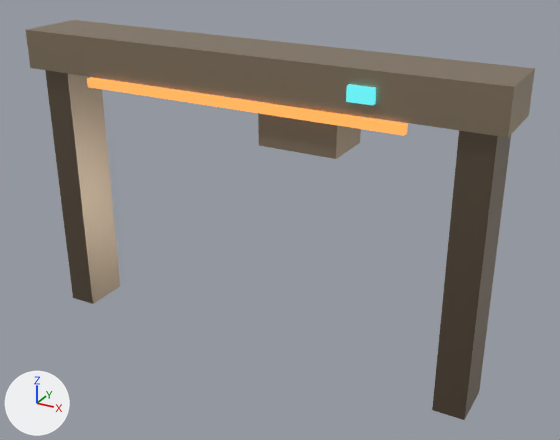
The glTF model public/assets/models/environments/refinery-smelter-gantry-lod2.glb: old version first, new version second.
Camera for both pictures: a 50 mm lens placed at (4.32, -7.22, 5.34), pointed at (0.31, 0.07, 1.7). Arrows for +X, +Y and +Z are at lower left; the lights stay in place. The first picture is the older version. Where no turn or scale is listed for an object, it has been applied to the vertices.

Objects in the first picture: 'refinery-smelter-gantry-beam', 'refinery-smelter-gantry-carriage', 'refinery-smelter-gantry-hazard', 'refinery-smelter-gantry-left', 'refinery-smelter-gantry-right', 'refinery-smelter-gantry-status'.
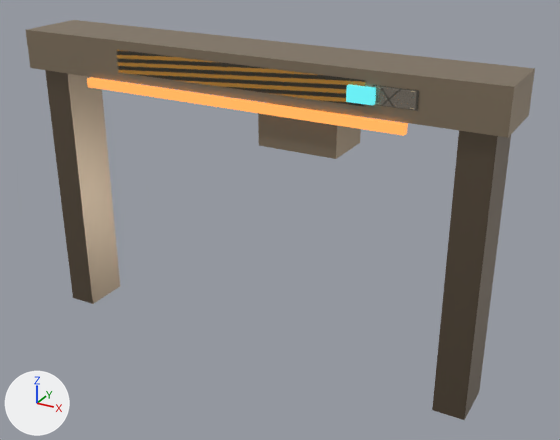
Changed parts and their boxes [x1, y1, x2, y2] in the pictures (560 x 440 px):
'p28-b5-refinery-detail-atlas-gantry', added (brown)
    after: [117, 50, 419, 111]

The change, as a diff of the scene's bpy script:
```diff
--- a/public/assets/models/environments/refinery-smelter-gantry-lod2.glb.py
+++ b/public/assets/models/environments/refinery-smelter-gantry-lod2.glb.py
@@ img_p28_b5_refinery_decal_atlas @@
+img_p28_b5_refinery_decal_atlas = load_image('p28-b5-refinery-decal-atlas', 'refinery-decal-atlas.png', 512, 512, 'sRGB')
@@ mat_refinery_detail_atlas @@
+mat_refinery_detail_atlas = bpy.data.materials.new('refinery-detail-atlas')
+# uses the picture img_p28_b5_refinery_decal_atlas
@@ me_p28_b5_refinery_detail_atlas @@
+me_p28_b5_refinery_detail_atlas.from_pydata(...)  # 8 vertices, 4 faces; spans x -1.68..2.13, y -0.42, z 3.32..3.6
+me_p28_b5_refinery_detail_atlas.materials.append(mat_refinery_detail_atlas)
@@ ob_p28_b5_refinery_detail_atlas_gantry @@
+ob_p28_b5_refinery_detail_atlas_gantry = bpy.data.objects.new('p28-b5-refinery-detail-atlas-gantry', me_p28_b5_refinery_detail_atlas)
+ob_p28_b5_refinery_detail_atlas_gantry.location = (0.0, 0.0, 0.0)
```
